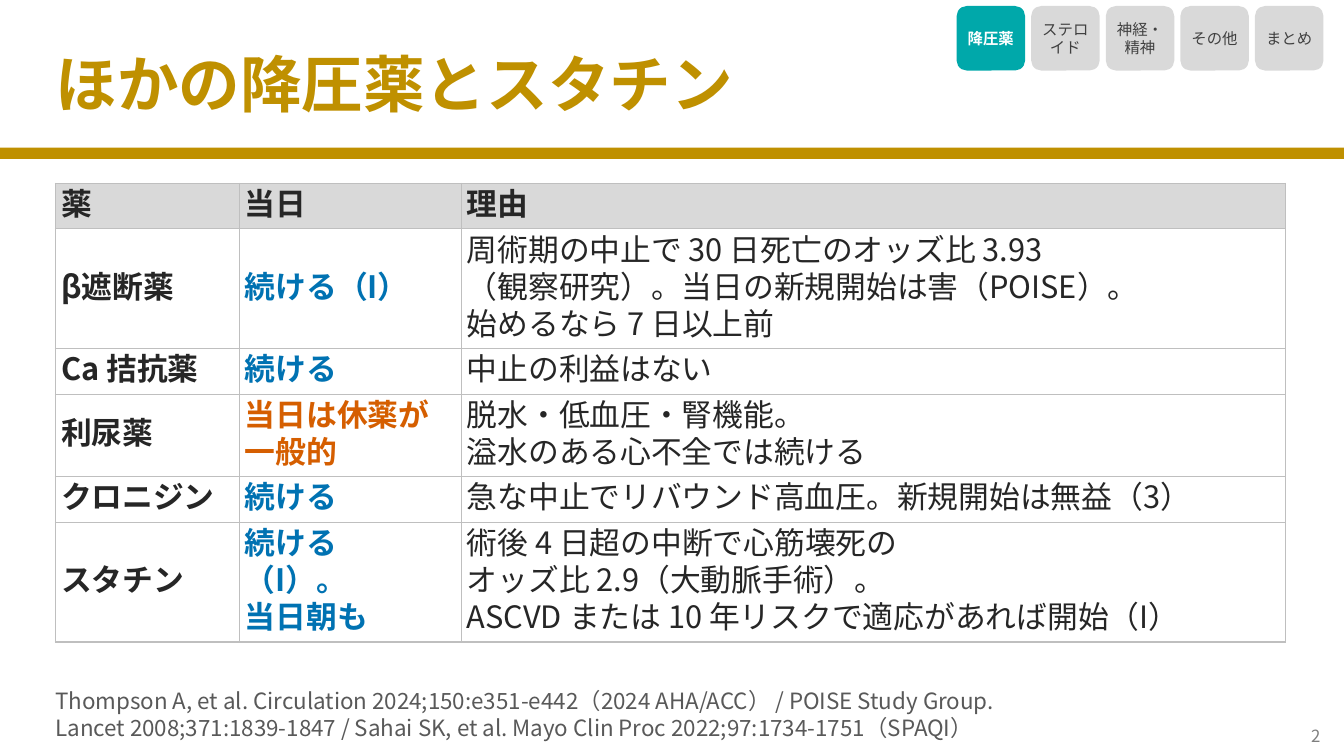
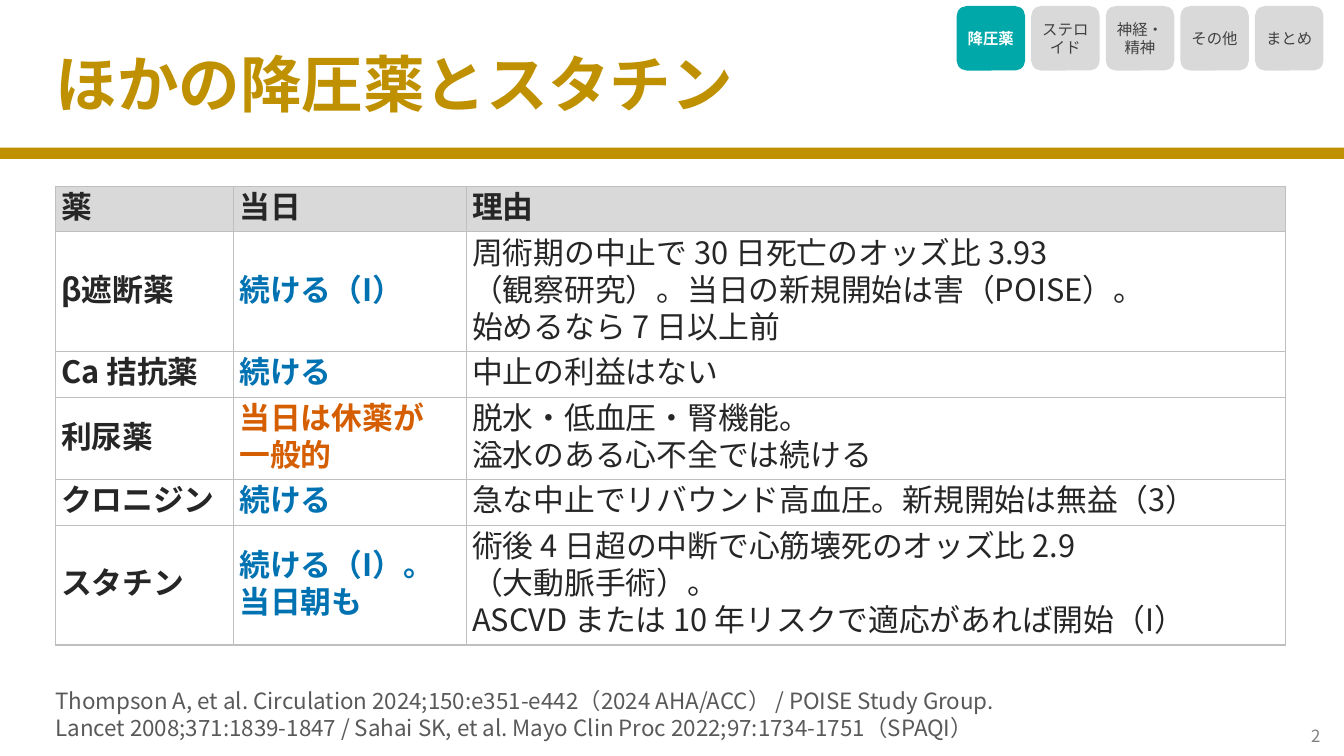
Before and after one commit to nobumitsu-3141/Anes-lecture, a slide deck: slide 3 of slides/4-14_other_chronic_drugs/4-14_other_chronic_drugs.pptx. Drawn at 1344x756 pixels with LibreOffice and Linux fonts; fonts in the diff are those of the drawing. Boxes give left, top, right and bottom in pixels: in the first picture for what was removed or moved away, otherwise in the second. Text is boxed around its words. In the diff, an @@ line names an element or a change of style, - is before the commit and + after.

```diff
--- a/slides/4-14_other_chronic_drugs/4-14_other_chronic_drugs.pptx
+++ b/slides/4-14_other_chronic_drugs/4-14_other_chronic_drugs.pptx
@@ table at (55, 187, 1286, 638) @@
-row 6, column 2: 続ける / （I）。 / 当日朝も
+row 6, column 2: 続ける（I）。 / 当日朝も
-row 6, column 3: 術後 4 日超の中断で心筋壊死の / オッズ比 2.9（大動脈手術）。 / ASCVD または 10 年リスクで適応があれば開始（I）
+row 6, column 3: 術後 4 日超の中断で心筋壊死のオッズ比 2.9 / （大動脈手術）。 / ASCVD または 10 年リスクで適応があれば開始（I）
```
Also in this commit, not shown: 6 other slides changed, 3 slides added, 5 other files.
